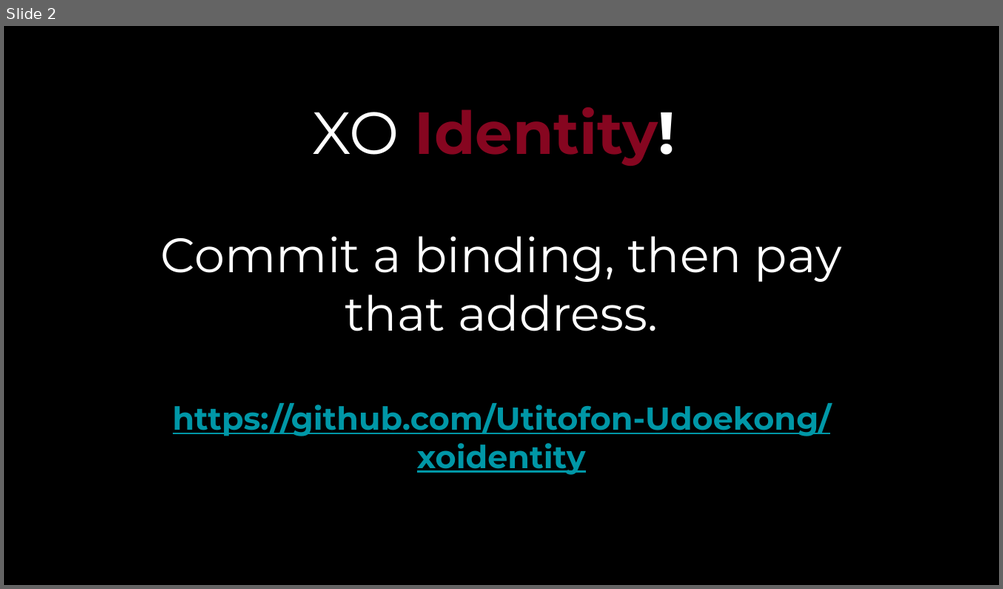
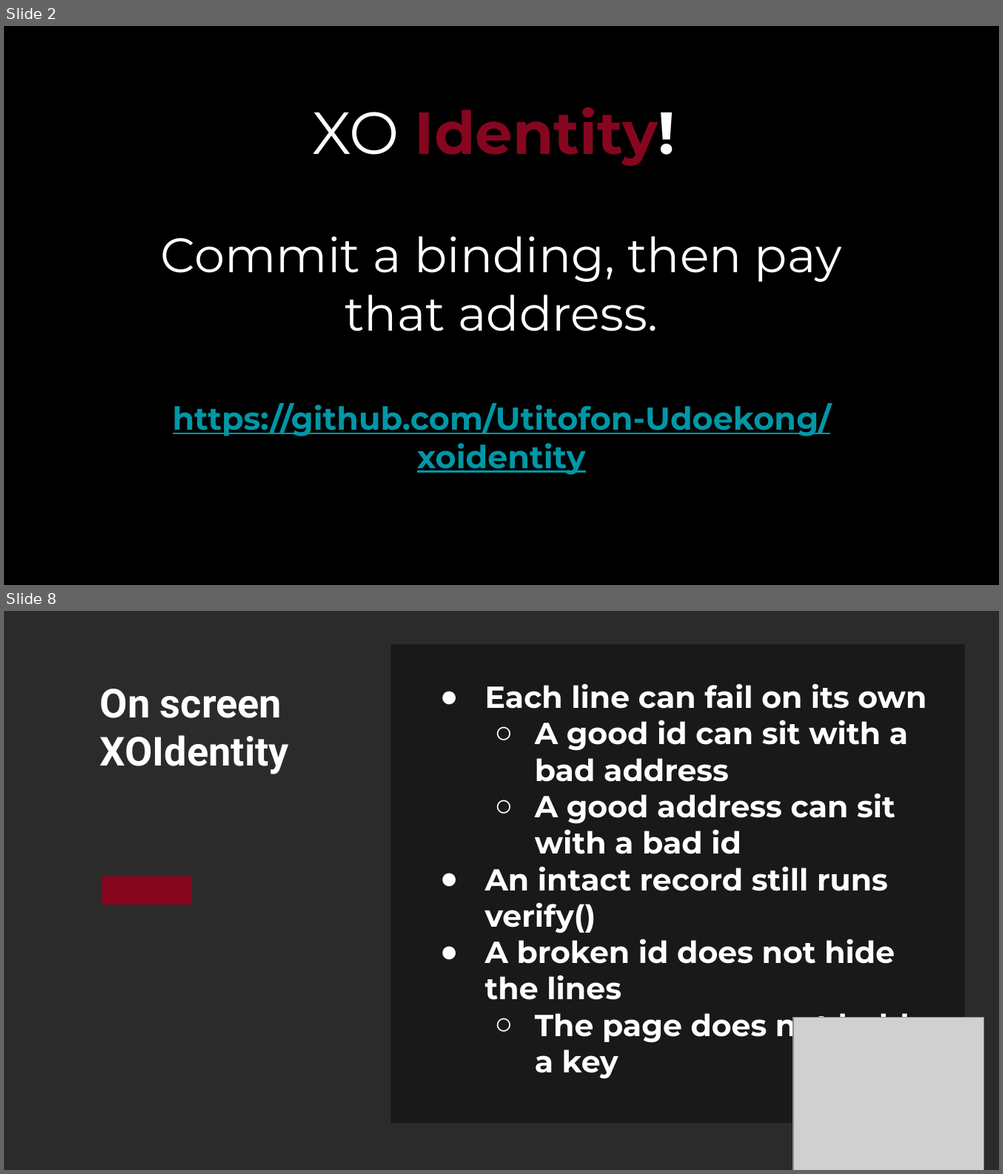
Before and after one commit to Utitofon-Udoekong/xoidentity, a slide deck: BLAZE-2026-XOIdentity.pptx. Shown one above the other, each under a label of ours: slide 2 before the commit, slides 2 and 8 after it; the slides between them are not shown. The pictures are 1003x589 and 1003x1174 pixels, drawn with LibreOffice and Linux fonts; fonts in the diff are those of the drawing; grey boxes stand for pictures; background and template pictures are left out; a plain dark background stands for a picture behind light text. Boxes give left, top, right and bottom in pixels: in the first picture for what was removed or moved away, otherwise in the second. Text is boxed around its words. In the diff, an @@ line names an element or a change of style, - is before the commit and + after.

Commit message:
feat: check a pasted binding as it is typed and compile identity before deploy
The desk updates the commitment and pay lines without a verify button, and the Vercel build compiles @bchblaze/identity first.

```diff
--- a/BLAZE-2026-XOIdentity.pptx
+++ b/BLAZE-2026-XOIdentity.pptx
@@ slide 8 added at <box>4,611,999,1170</box>, background picture (left out) @@
@@ rectangle added at <box>391,645,965,1125</box>, fill #000000 at 41% opacity @@
@@ text added at <box>100,689,289,775</box>, 29 pt, text #FFFFFF, bold @@
+On screen
+XOIdentity
@@ text added at <box>485,684,926,1079</box>, 22 pt, text #FFFFFF, bold @@
+● Each line can fail on its own
+  ○ A good id can sit with a bad address
+  ○ A good address can sit with a bad id
+● An intact record still runs verify()
+● A broken id does not hide the lines
+  ○ The page does not hold a key
@@ rectangle added at <box>102,877,191,906</box>, fill #860620 @@
@@ picture added at <box>793,1018,982,1170</box> @@
```
Also in this commit, not shown: 4 slides changed, 1 other slide added, 2 other files.
